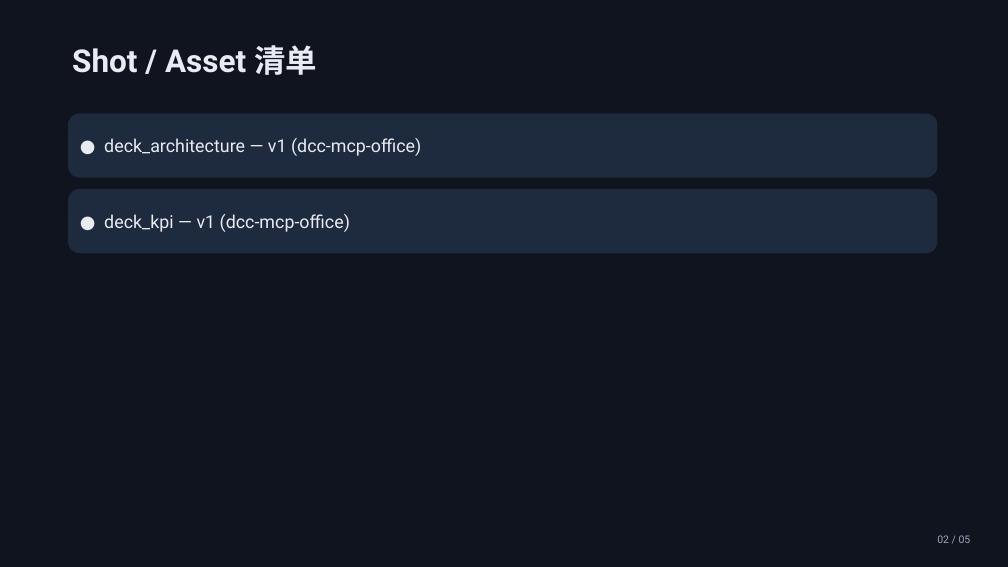
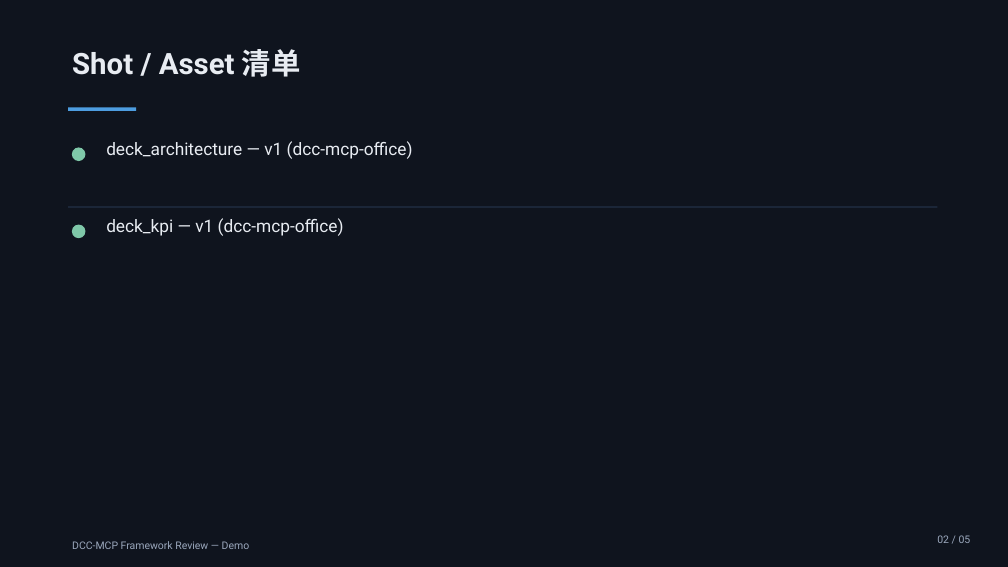
Before and after one commit to dcc-mcp/dcc-mcp-powerpoint, a slide deck: slide 2 of examples/output/review-demo/draft-review-dcc-mcp-framework.pptx. Drawn at 1008x567 pixels with LibreOffice and Linux fonts; fonts in the diff are those of the drawing. Boxes give left, top, right and bottom in pixels: in the first picture for what was removed or moved away, otherwise in the second. Text is boxed around its words. In the diff, an @@ line names an element or a change of style, - is before the commit and + after.

Commit message:
feat: showcase-grade layout system for all deck layouts (#6)
Design-system overhaul (showcase quality):
- unified content header (28pt title + accent rule) on every content slide
- editorial bullet rows (accent dot + hairline separators) replace box rows
- two-column/comparison panels with colored header strips
- kpi cards with accent top strip; architecture layers with numbered chips
  on a vertical spine; timeline with alternating above/below labels
- centered hero title cover + ghost circle accents (inset within the safe
  margin band — caught by the pixel-level bleed check)
- deck-title footer on all slides
- regenerated framework deck + review demo artifacts

```diff
--- a/examples/output/review-demo/draft-review-dcc-mcp-framework.pptx
+++ b/examples/output/review-demo/draft-review-dcc-mcp-framework.pptx
@@ text "Shot / Asset 清单" at (72, 49, 301, 77): size 30 to 28 pt @@
@@ rectangle added at (68, 107, 136, 111), fill #4D9DE0 @@
@@ ellipse added at (72, 147, 85, 161), fill #7FC8A9 @@
@@ text "deck_architecture — v1 (dcc-mcp-office)": place and size @@
-text "deck_architecture — v1 (dcc-mcp-office)" at (68, 113, 938, 178)
+text "deck_architecture — v1 (dcc-mcp-office)" at (106, 141, 413, 159)
@@ text "deck_architecture — v1 (dcc-mcp-office)" at (106, 141, 413, 159): vertical alignment middle to top; fill #1E2A3D to none @@
@@ text at (106, 141, 413, 159): text changed; size 17 to 16.5 pt @@
-● deck_architecture — v1 (dcc-mcp-office)
+deck_architecture — v1 (dcc-mcp-office)
@@ rectangle added at (68, 206, 938, 208), fill #223047 @@
@@ ellipse added at (72, 225, 85, 238), fill #7FC8A9 @@
@@ text "deck_kpi — v1 (dcc-mcp-office)" at (106, 218, 344, 236): vertical alignment middle to top; fill #1E2A3D to none @@
@@ text "deck_kpi — v1 (dcc-mcp-office)": place and size @@
-text "deck_kpi — v1 (dcc-mcp-office)" at (68, 189, 938, 253)
+text "deck_kpi — v1 (dcc-mcp-office)" at (106, 218, 344, 236)
@@ text at (106, 218, 344, 236): text changed; size 17 to 16.5 pt @@
-● deck_kpi — v1 (dcc-mcp-office)
+deck_kpi — v1 (dcc-mcp-office)
@@ text added at (72, 541, 250, 549), 10 pt, text #9AA7BC @@
+DCC-MCP Framework Review — Demo
```
Also in this commit, not shown: 4 other slides changed, 21 other files.
